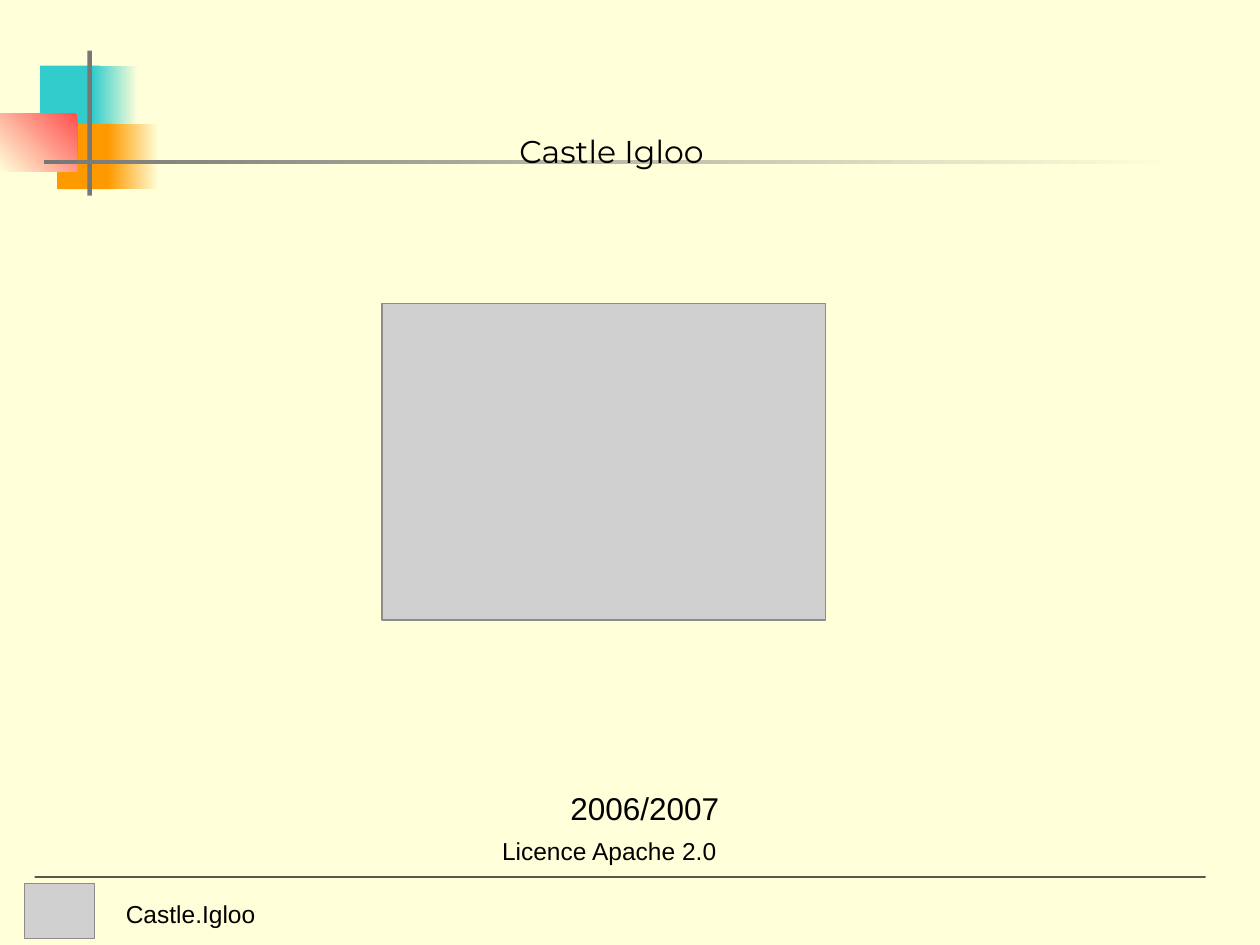
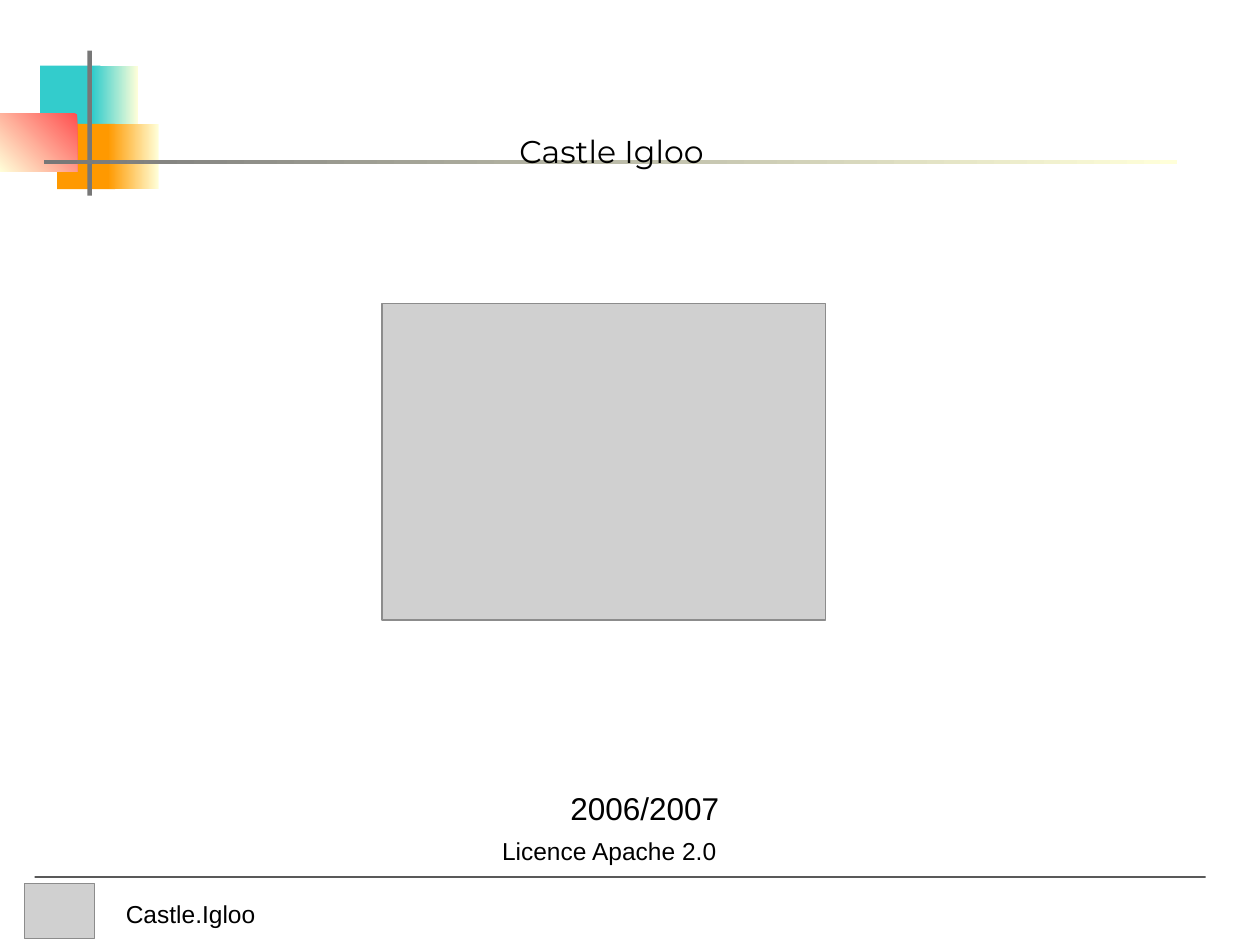
Before and after one commit to castleproject/Core, a slide deck: slide 1 of Experiments/Castle.Igloo/doc/Igloo Presentation.ppt. Drawn at 1260x945 pixels with LibreOffice and Linux fonts; fonts in the diff are those of the drawing; grey boxes stand for pictures. Boxes give left, top, right and bottom in pixels: in the first picture for what was removed or moved away, otherwise in the second. Text is boxed around its words. In the diff, an @@ line names an element or a change of style, - is before the commit and + after.

```diff
--- a/Experiments/Castle.Igloo/doc/Igloo Presentation.ppt
+++ b/Experiments/Castle.Igloo/doc/Igloo Presentation.ppt
@@ background #FFFFD9 to #FFFFFF @@
```
Also in this commit, not shown: 19 other slides changed.
